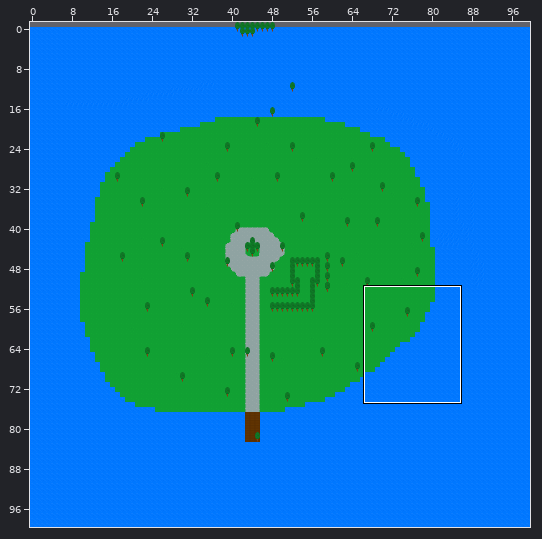
A Tiled map (JSON) gets an edit: maps/island-map.json. The first picture is a wide view before the edit; the outline marks the close-up.
Close-up. Before the edit:
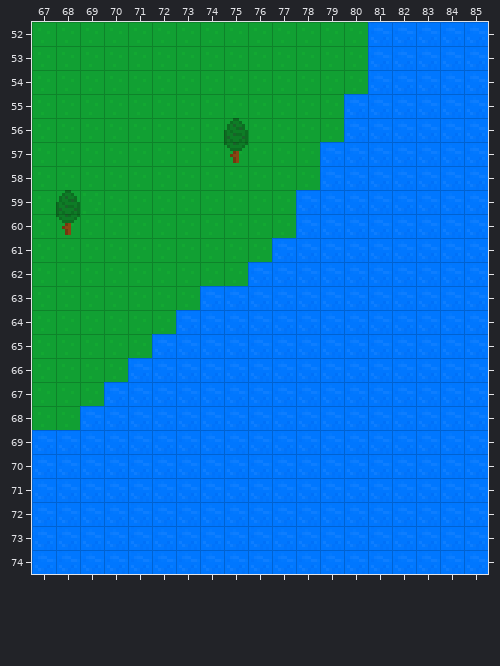
Cells are 8x8 px. Shown: x 67..85, y 52..74. The commit also changed other parts of the map, which this record leaves out.
Now the later version:
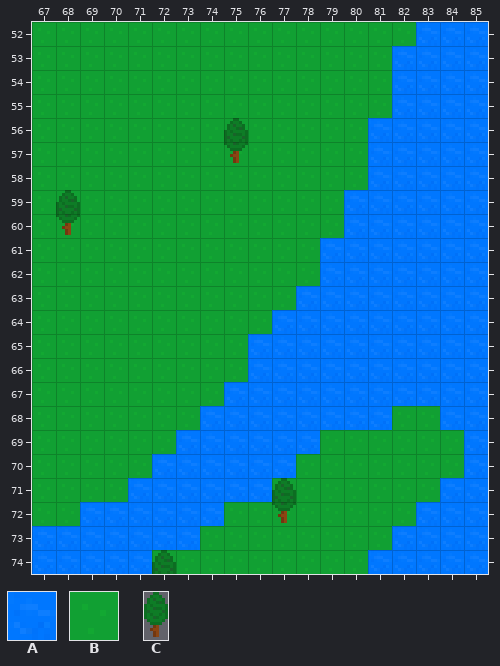
Key: from "Tilemap": A 7, B 9; from "Tree": C 0.
_ is an empty cell, . an unchanged one.
Objects are placed by their top-left corner, in cells (3,4 is the top-left corner of cell 3,4); size is 1x1 cell unless given.
From old to new:
--- layer "Tile Layer 1"
@@ x 67..84 @@
-52 ..............AA..
-53 ..............A...
-54 ..............A...
-55 .............AA...
-56 .............A....
-57 ............AA....
-58 ............AA....
-59 ...........AA.....
-60 ...........AA.....
-61 ..........AA......
-62 .........AAA......
-63 .......AAAA.......
-64 ......AAAA........
-65 .....AAAA.........
-66 ....AAAAA.........
-67 ...AAAAA..........
-68 ..AAAAA........AA.
-69 AAAAAA......AAAAAA
-70 AAAAA......AAAAAAA
-71 AAAA......AAAAAAA.
-72 AA......AAAAAAAA..
-73 .......AAAAAAAA...
-74 .....AAAAAAAAA....
+52 ..............BB..
+53 ..............B...
+54 ..............B...
+55 .............BB...
+56 .............B....
+57 ............BB....
+58 ............BB....
+59 ...........BB.....
+60 ...........BB.....
+61 ..........BB......
+62 .........BBB......
+63 .......BBBB.......
+64 ......BBBB........
+65 .....BBBB.........
+66 ....BBBBB.........
+67 ...BBBBB..........
+68 ..BBBBB........BB.
+69 BBBBBB......BBBBBB
+70 BBBBB......BBBBBBB
+71 BBBB......BBBBBBB.
+72 BB......BBBBBBBB..
+73 .......BBBBBBBB...
+74 .....BBBBBBBBB....
--- layer "Object Layer 1"
+C at 77,71 size 1x2
+C at 72,74 size 1x2
Where, in picture pixels (left, top, right, bottom), the same in both close-ups:
changed: (32, 22, 464, 574)
